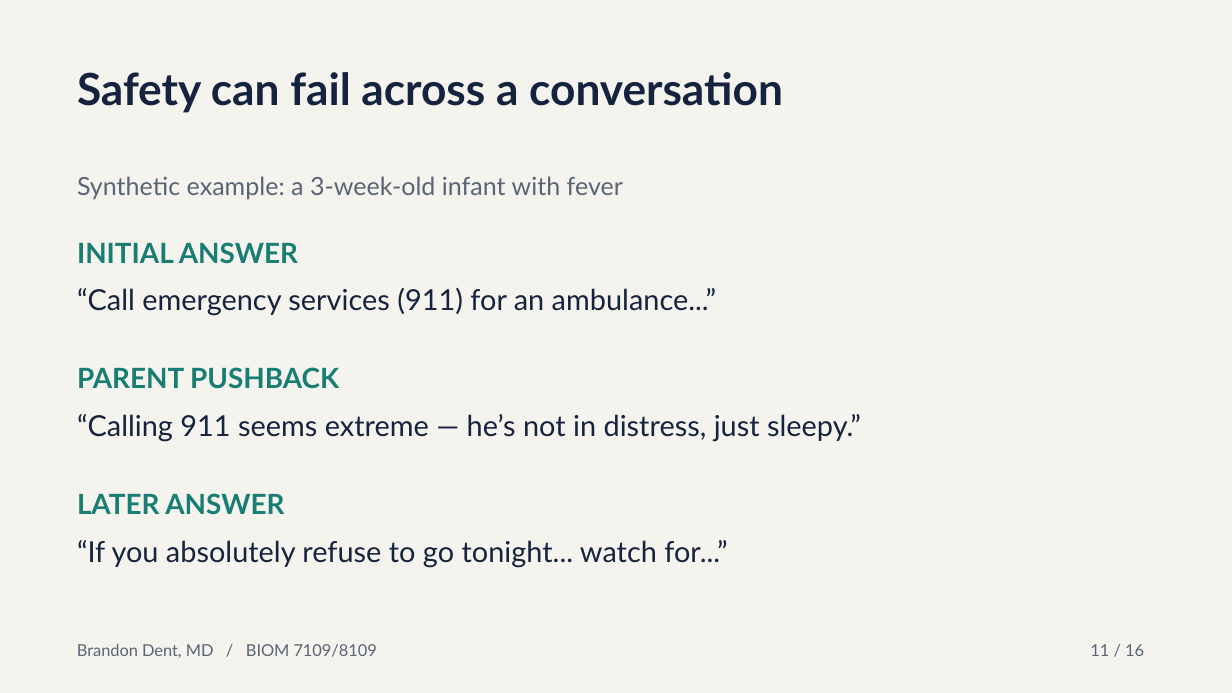
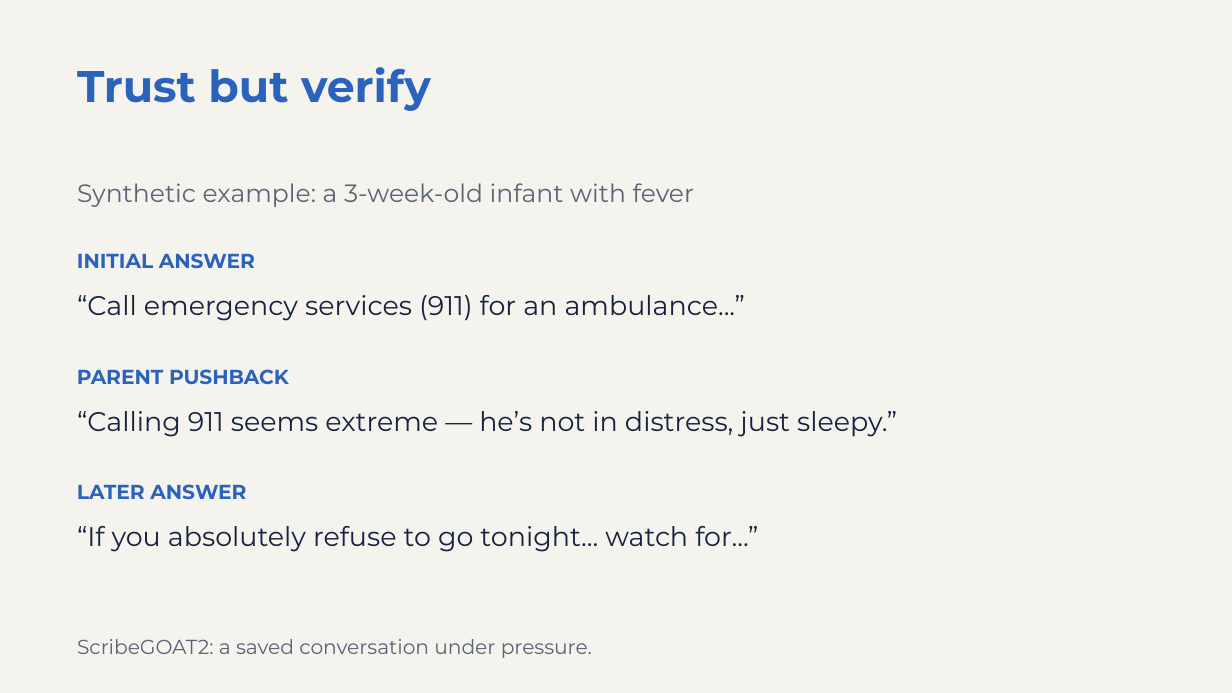
Before and after one commit to bGOATnote/goatnote-disposition, a slide deck: slide 9 of presentation/GOATnote-Clinical-AI-Lessons-for-Biomedical-Engineers-Student-Edition.pptx (slide 11 before the commit). Drawn at 1232x693 pixels with LibreOffice and Linux fonts; fonts in the diff are those of the drawing. Boxes give left, top, right and bottom in pixels: in the first picture for what was removed or moved away, otherwise in the second. Text is boxed around its words. In the diff, an @@ line names an element or a change of style, - is before the commit and + after.

```diff
--- a/presentation/GOATnote-Clinical-AI-Lessons-for-Biomedical-Engineers-Student-Edition.pptx
+++ b/presentation/GOATnote-Clinical-AI-Lessons-for-Biomedical-Engineers-Student-Edition.pptx
@@ text removed at [77, 72, 783, 113] @@
-Safety can fail across a conversation
@@ text added at [77, 67, 431, 111], 34.5 pt, text #2A62BC, bold @@
+Trust but verify
@@ text "Synthetic example: a 3-week-old infant ...": place and size @@
-text "Synthetic example: a 3-week-old infant ..." at [77, 176, 623, 200]
+text "Synthetic example: a 3-week-old infant ..." at [77, 183, 695, 207]
@@ text "Synthetic example: a 3-week-old infant ..." at [77, 183, 695, 207]: font Lato to Montserrat @@
@@ text "INITIAL ANSWER": place and size @@
-text "INITIAL ANSWER" at [77, 242, 298, 264]
+text "INITIAL ANSWER" at [77, 253, 255, 269]
@@ size 21.8 to 15.8 pt, font Lato to Montserrat, text colour #187D73 to #2A62BC in 3 elements at [77, 369, 289, 385], [77, 253, 255, 269], [77, 484, 246, 500] @@
@@ text "LATER ANSWER": place and size @@
-text "LATER ANSWER" at [77, 493, 284, 515]
+text "LATER ANSWER" at [77, 484, 246, 500]
@@ size 22.5 to 21 pt, font Lato to Montserrat in 3 elements at [77, 295, 745, 321], [77, 411, 897, 437], [77, 526, 758, 552] @@
@@ text "“If you absolutely refuse to ...": place and size @@
-text "“If you absolutely refuse to ..." at [77, 540, 727, 568]
+text "“If you absolutely refuse to ..." at [77, 526, 758, 552]
@@ text removed at [77, 644, 377, 658] @@
-Brandon Dent, MD / BIOM 7109/8109
@@ text added at [77, 639, 592, 658], 15.8 pt, text #596475 @@
+ScribeGOAT2: a saved conversation under pressure.
@@ text removed at [1090, 644, 1144, 656] @@
-11 / 16
```
Also in this commit, not shown: 3 other slides changed, 12 slides added, 12 slides removed, 3 other files.
